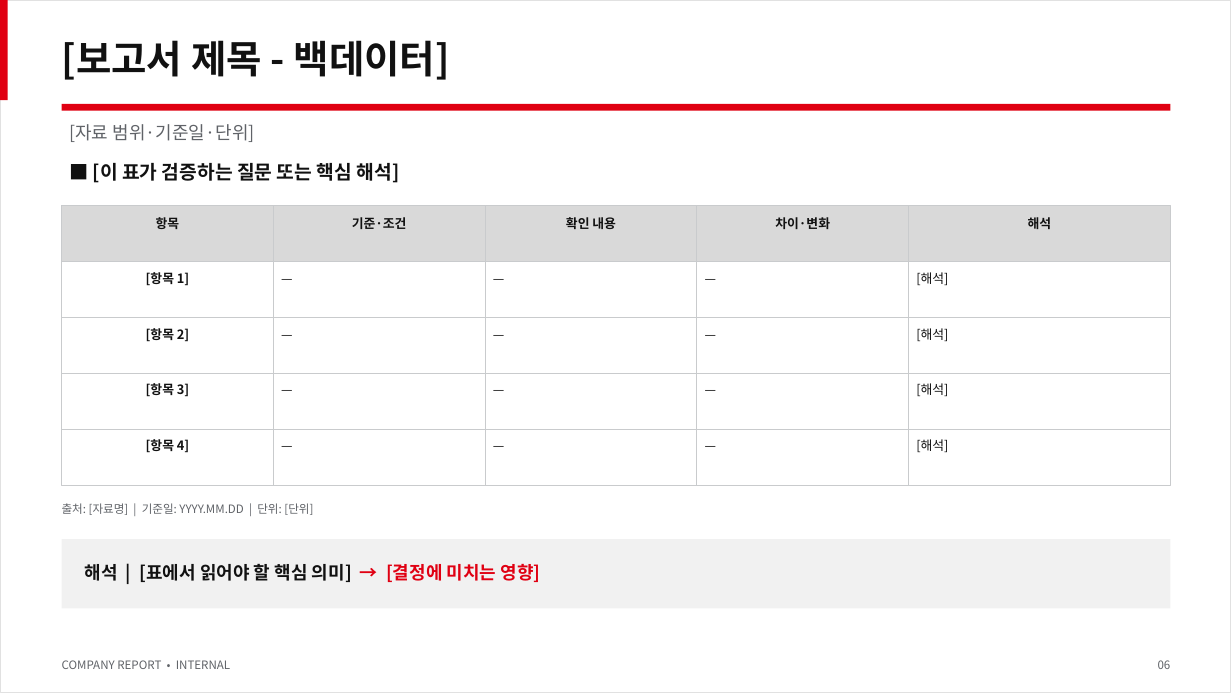
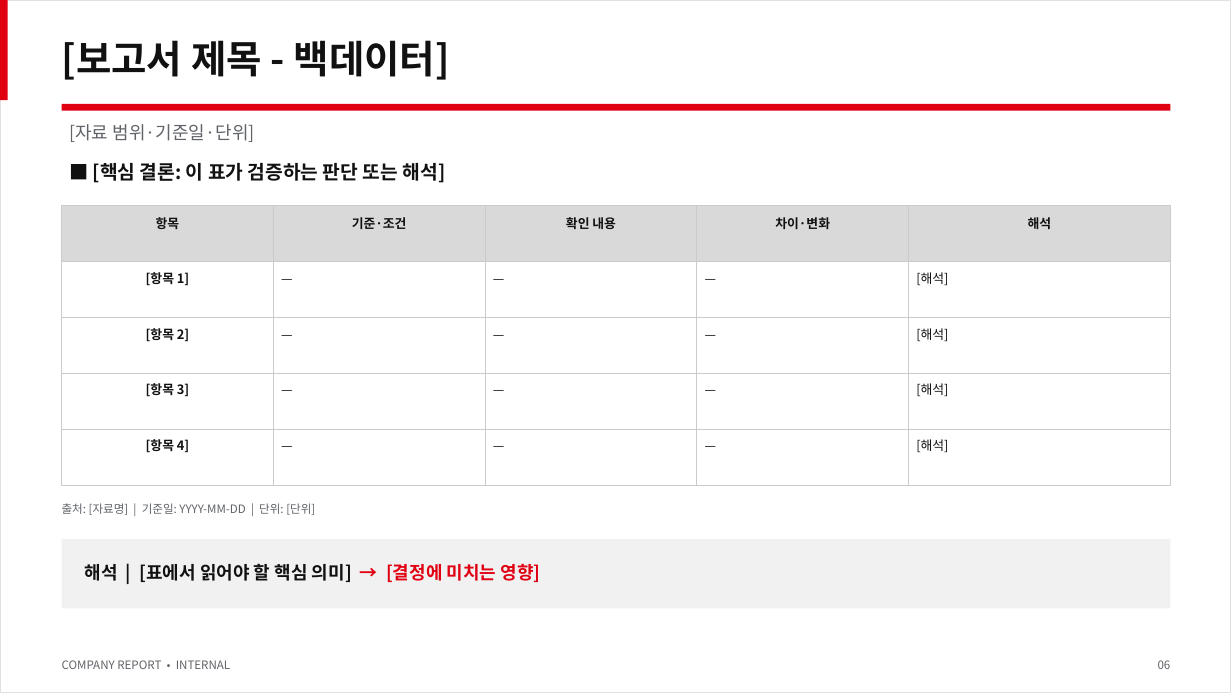
Before and after one commit to SungmoKim/skill-company-report-maker, a slide deck: slide 6 of plugins/company-report/skills/company-report/assets/template.pptx. Drawn at 1232x693 pixels with LibreOffice and Linux fonts; fonts in the diff are those of the drawing. Boxes give left, top, right and bottom in pixels: in the first picture for what was removed or moved away, otherwise in the second. Text is boxed around its words. In the diff, an @@ line names an element or a change of style, - is before the commit and + after.

```diff
--- a/plugins/company-report/skills/company-report/assets/template.pptx
+++ b/plugins/company-report/skills/company-report/assets/template.pptx
@@ text at [93,163,446,183]: text changed @@
-■ [이 표가 검증하는 질문 또는 핵심 해석]
+■ [핵심 결론: 이 표가 검증하는 판단 또는 해석]
@@ text at [62,503,315,515]: text changed @@
-출처: [자료명] | 기준일: YYYY.MM.DD | 단위: [단위]
+출처: [자료명] | 기준일: YYYY-MM-DD | 단위: [단위]
```
Also in this commit, not shown: 5 other slides changed, 5 other files.
